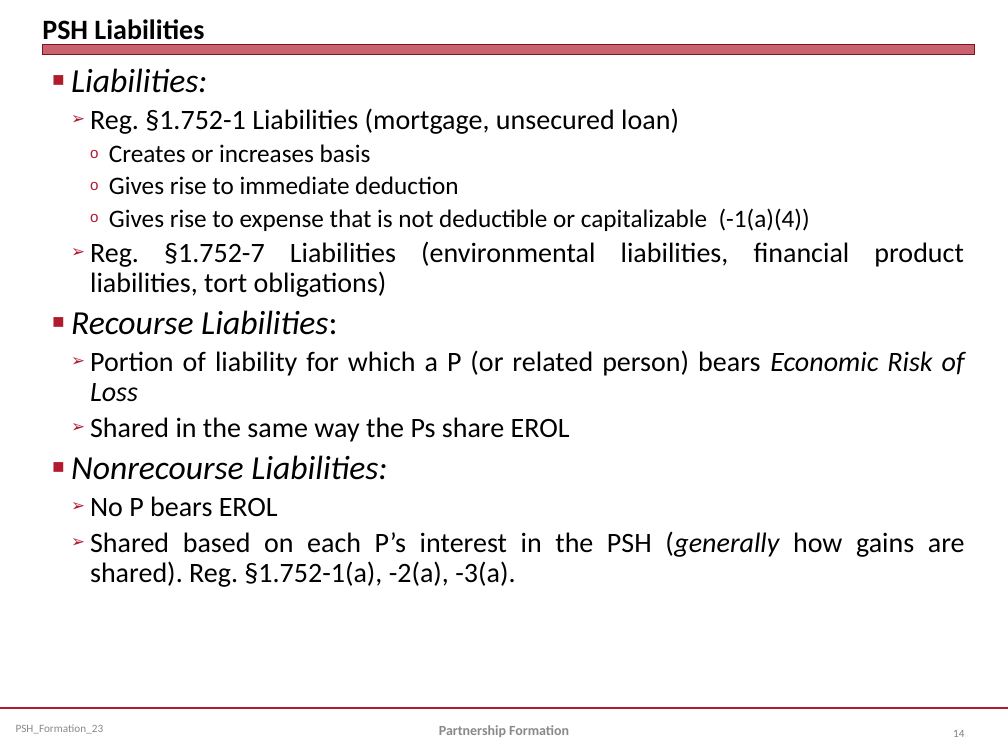
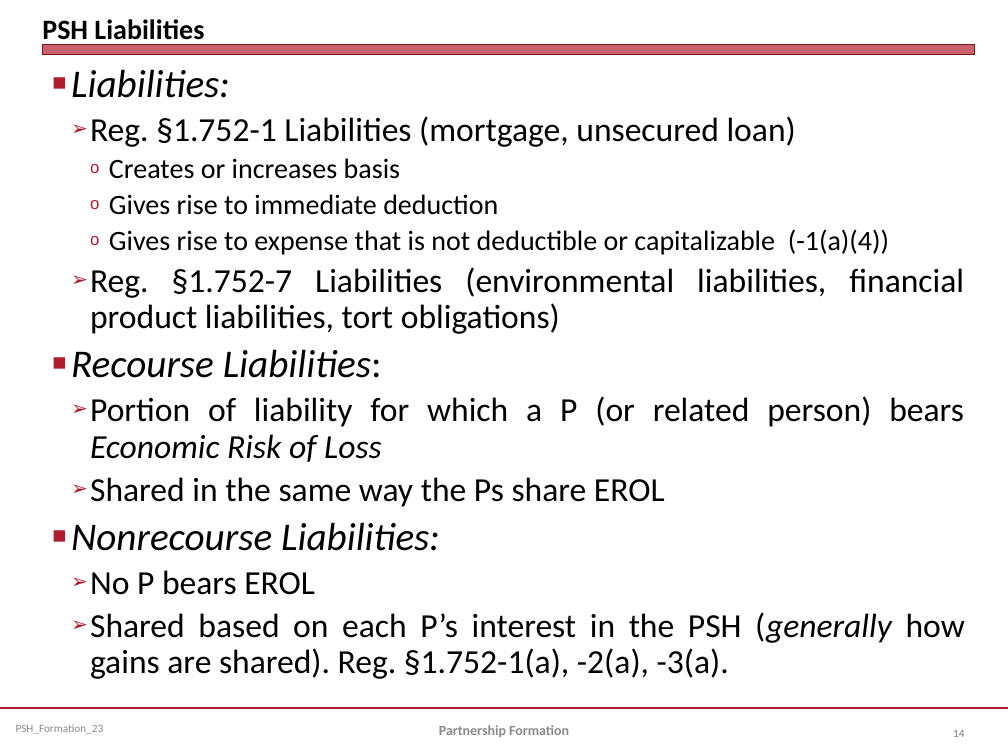
Before and after one commit to jmc877/Partnership-Tax, a slide deck: slide 14 of slides/PSH_Formation_23.pptx. Drawn at 1008x756 pixels with LibreOffice and Linux fonts; fonts in the diff are those of the drawing. Boxes give left, top, right and bottom in pixels: in the first picture for what was removed or moved away, otherwise in the second. Text is boxed around its words. In the diff, an @@ line names an element or a change of style, - is before the commit and + after.

```diff
--- a/slides/PSH_Formation_23.pptx
+++ b/slides/PSH_Formation_23.pptx
@@ text "Liabilities:" at <box>71,69,965,679</box>: size 24 to 28 pt in "Liabilities:", "Recourse Liabilities:", "Nonrecourse Liabilities:"; size 20 to 24 pt in "Reg. §1.752-1 Liabilities (mortgage, unsecured loan)", "Reg. §1.752-7 Liabilities (environmental liabilities, financ ...", "Portion of liability for which a P ...", "Shared in the same way the Ps ..." and 2 more places; size 18 to 20 pt in "Creates or increases basis", "Gives rise to immediate deduction", "Gives rise to expense that is not ..." @@
```
Also in this commit, not shown: 2 other slides changed, 4 other files.
